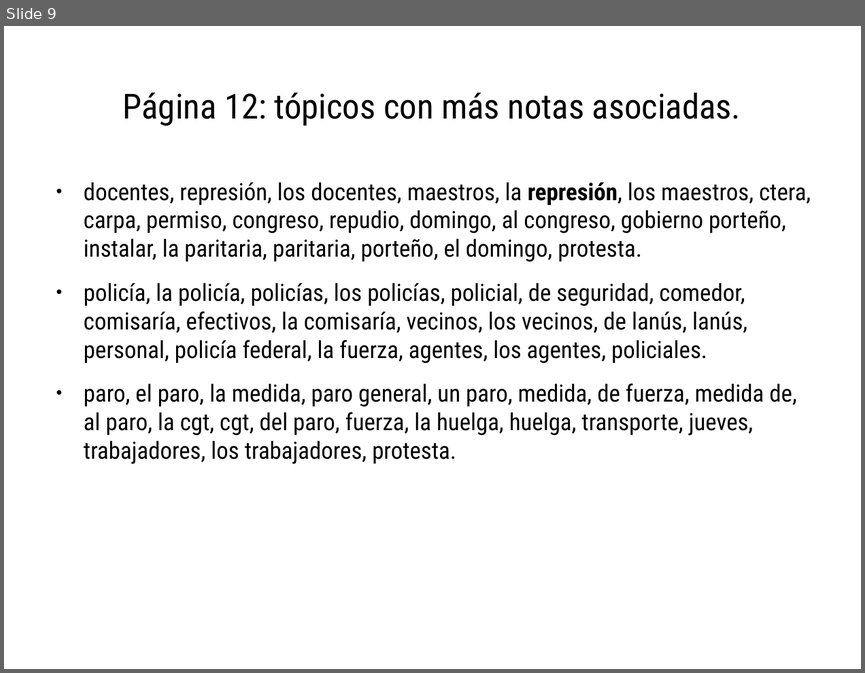
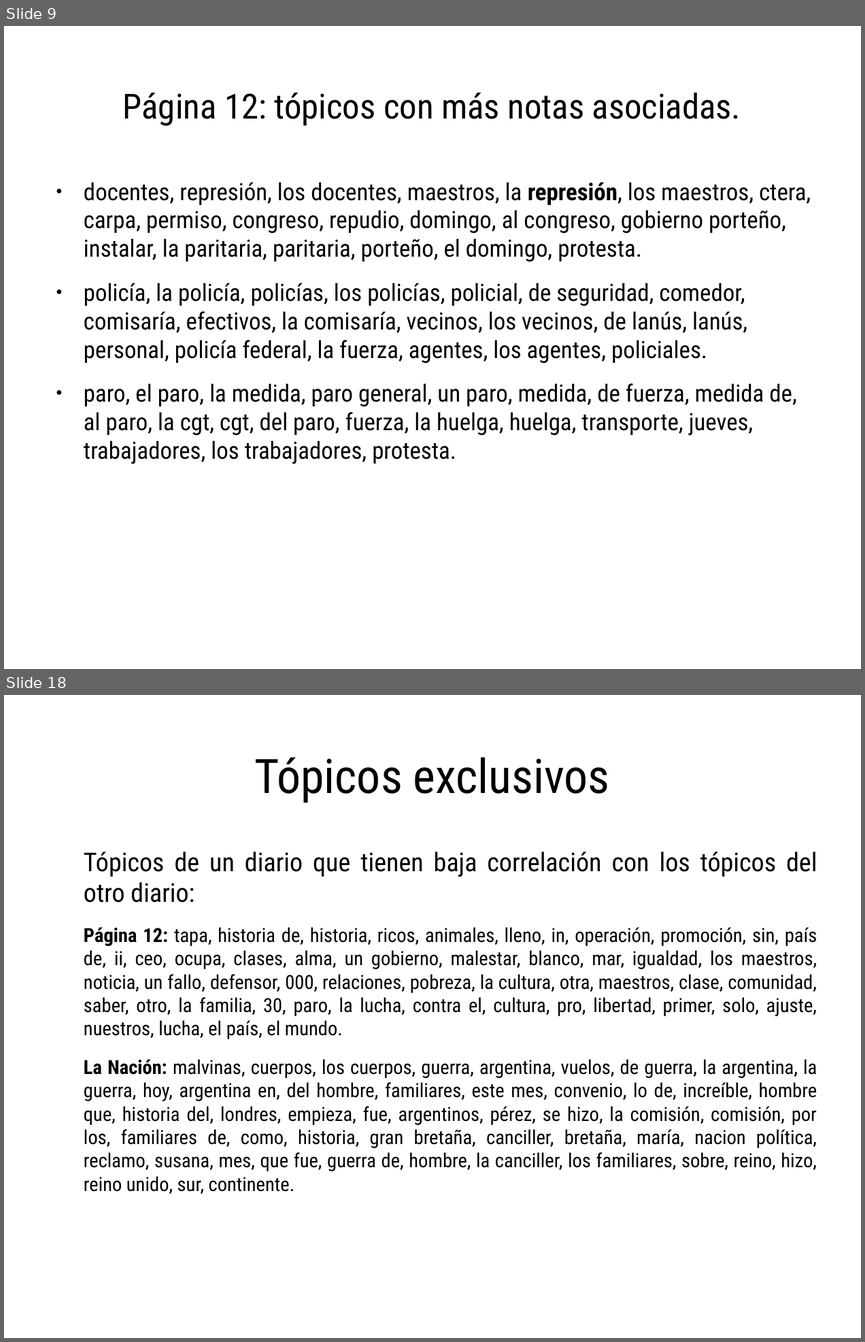
Before and after one commit to spinto88/Analisis_medios, a slide deck: Comparacion_agendas.odp. Shown one above the other, each under a label of ours: slide 9 before the commit, slides 9 and 18 after it; the slides between them are not shown. The pictures are 865x673 and 865x1342 pixels, drawn with LibreOffice and Linux fonts; fonts in the diff are those of the drawing. Boxes give left, top, right and bottom in pixels: in the first picture for what was removed or moved away, otherwise in the second. Text is boxed around its words. In the diff, an @@ line names an element or a change of style, - is before the commit and + after.

Commit message:
A escribir los perfiles temporales relativos al maximo del diario

```diff
--- a/Comparacion_agendas.odp
+++ b/Comparacion_agendas.odp
@@ slide 18 added at (4,695,861,1338), background #FFFFFF @@
@@ title added at (254,757,610,803), 44 pt, text #000000 @@
+Tópicos exclusivos
@@ text added at (84,851,817,1193), 18 pt, text #000000 @@
+Tópicos de un diario que tienen baja correlación con los tópicos del otro diario:
+Página 12: tapa, historia de, historia, ricos, animales, lleno, in, operación, promoción, sin, país de, ii, ceo, ocupa, clases, alma, un gobierno, malestar, blanco, mar, igualdad, los maestros, noticia, un fallo, defensor, 000, relaciones, pobreza, la cultura, otra, maestros, clase, comunidad, saber, otro, la familia, 30, paro, la lucha, contra el, cultura, pro, libertad, primer, solo, ajuste, nuestros, lucha, el país, el mundo.
+La Nación: malvinas, cuerpos, los cuerpos, guerra, argentina, vuelos, de guerra, la argentina, la guerra, hoy, argentina en, del hombre, familiares, este mes, convenio, lo de, increíble, hombre que, historia del, londres, empieza, fue, argentinos, pérez, se hizo, la comisión, comisión, por los, familiares de, como, historia, gran bretaña, canciller, bretaña, maría, nacion política, reclamo, susana, mes, que fue, guerra de, hombre, la canciller, los familiares, sobre, reino, hizo, reino unido, sur, continente.
```
Also in this commit, not shown: 1 slide changed, 15 other slides added, 9 other files.
